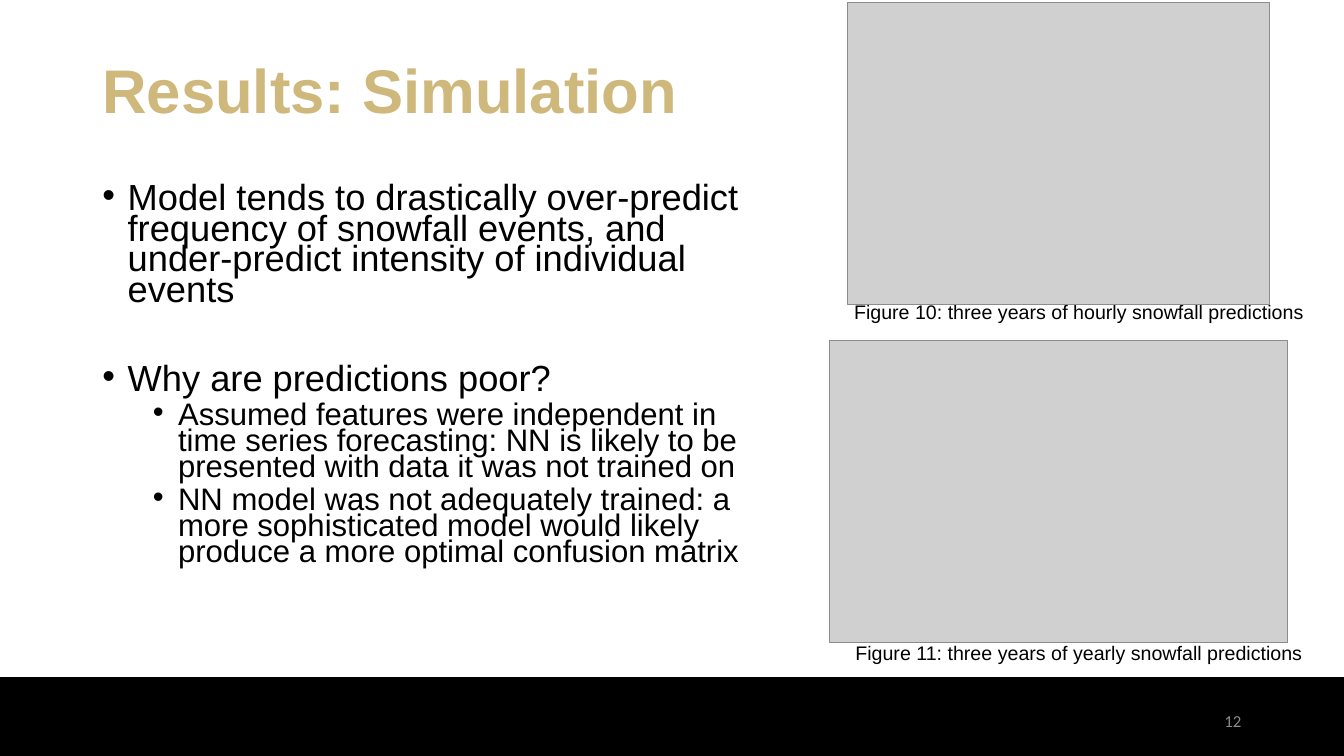
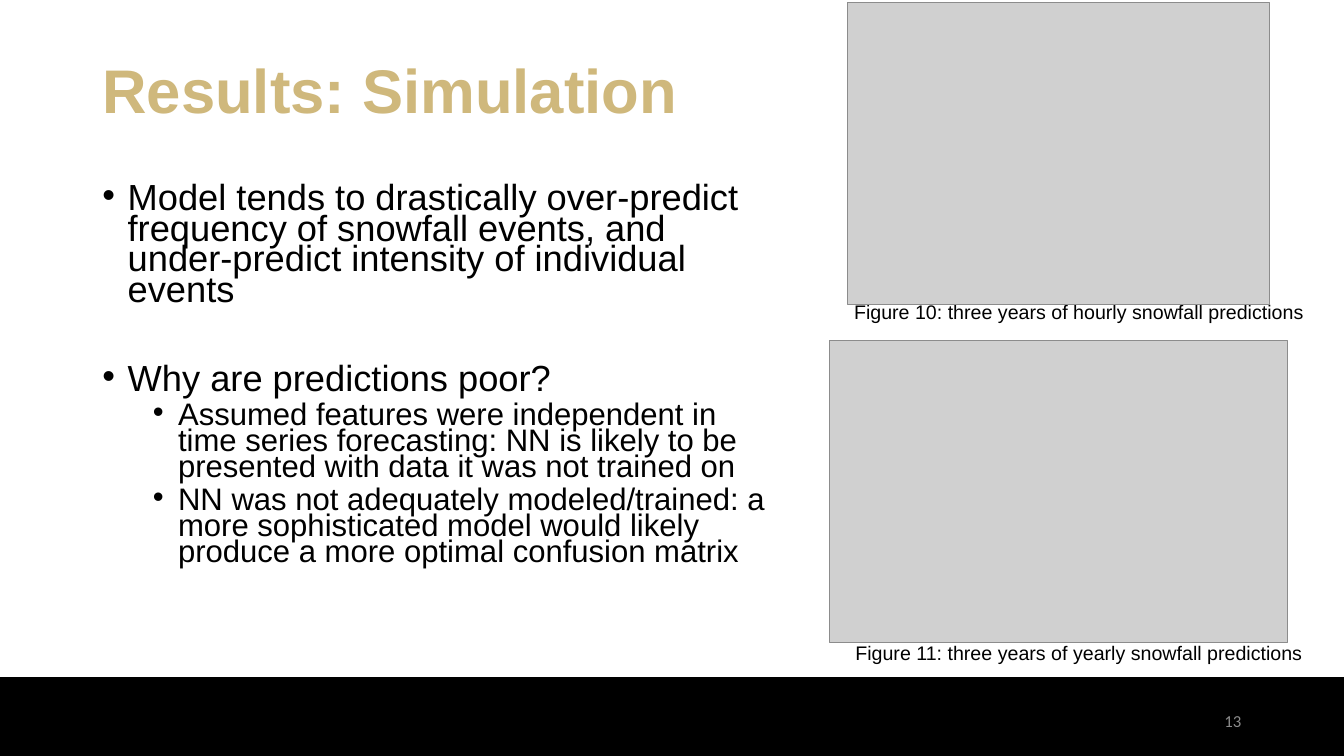
Before and after one commit to eli-kravitz/snowfall_prediction_vt, a slide deck: slide 13 of EliKravitz_ProjectPresentation.pptx (slide 12 before the commit). Drawn at 1344x756 pixels with LibreOffice and Linux fonts; fonts in the diff are those of the drawing; grey boxes stand for pictures; background and template pictures are left out. Boxes give left, top, right and bottom in pixels: in the first picture for what was removed or moved away, otherwise in the second. Text is boxed around its words. In the diff, an @@ line names an element or a change of style, - is before the commit and + after.

```diff
--- a/EliKravitz_ProjectPresentation.pptx
+++ b/EliKravitz_ProjectPresentation.pptx
@@ text at [178, 487, 764, 568]: text changed @@
-  • NN model was not adequately trained: a more sophisticated model would likely produce a more optimal confusion matrix
+  • NN was not adequately modeled/trained: a more sophisticated model would likely produce a more optimal confusion matrix
@@ page number at [1224, 716, 1241, 727]: text changed @@
-12
+13
```
Also in this commit, not shown: 3 other slides changed, 1 slide added, 1 other file.
